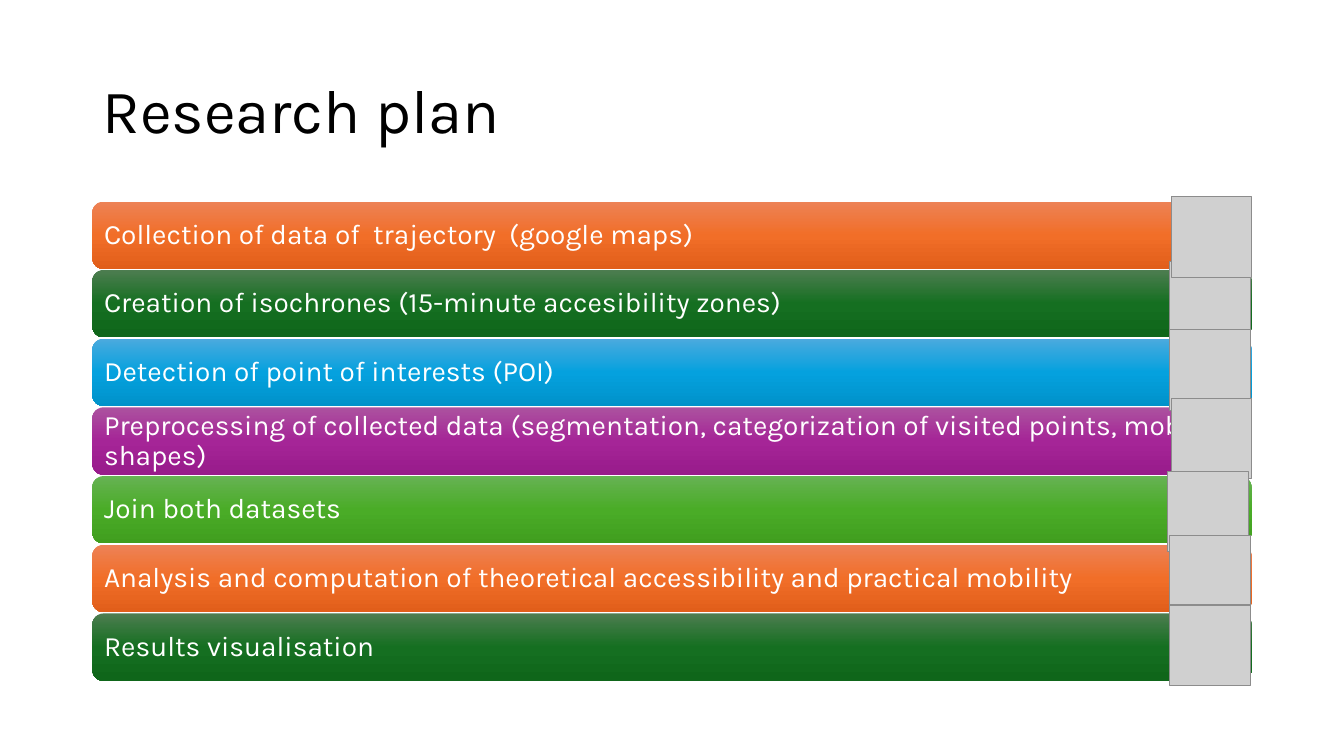
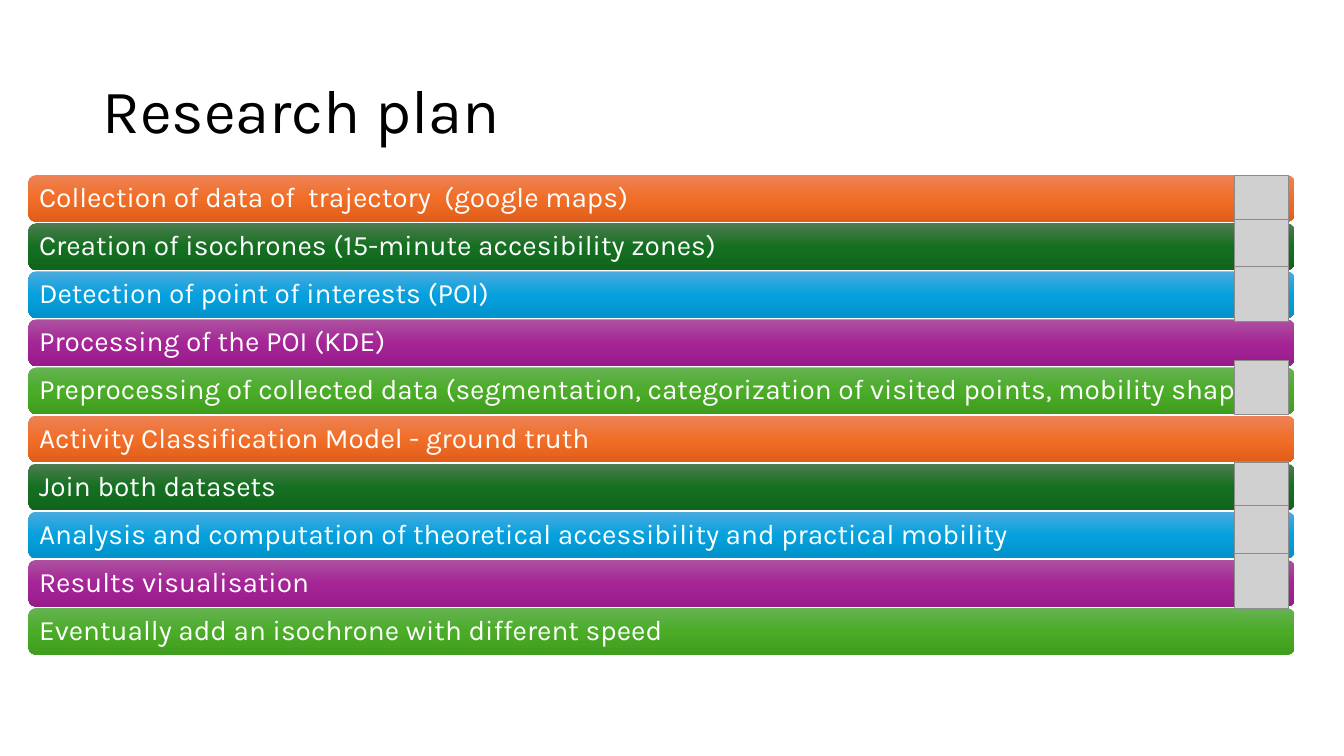
Before and after one commit to nono2001geek/Semester_Project_Lucie_No-mie, a slide deck: slide 4 of The 15-Minute City in Practice.pptx. Drawn at 1344x756 pixels with LibreOffice and Linux fonts; fonts in the diff are those of the drawing; grey boxes stand for pictures. Boxes give left, top, right and bottom in pixels: in the first picture for what was removed or moved away, otherwise in the second. Text is boxed around its words. In the diff, an @@ line names an element or a change of style, - is before the commit and + after.

```diff
--- a/The 15-Minute City in Practice.pptx
+++ b/The 15-Minute City in Practice.pptx
@@ rounded rectangle resized from (x1=93, y1=202, x2=1252, y2=269) to (x1=28, y1=175, x2=1295, y2=222) @@
@@ text "Collection of data of trajectory ..." moved from (x1=104, y1=224, x2=693, y2=251) to (x1=39, y1=187, x2=628, y2=214) @@
@@ picture added at (x1=1235, y1=175, x2=1290, y2=230) @@
@@ picture removed at (x1=1172, y1=197, x2=1252, y2=277) @@
@@ rounded rectangle resized from (x1=93, y1=270, x2=1252, y2=338) to (x1=28, y1=223, x2=1295, y2=269) @@
@@ text "Creation of isochrones (15-minute accesibility ..." moved from (x1=104, y1=292, x2=781, y2=319) to (x1=39, y1=235, x2=716, y2=262) @@
@@ picture added at (x1=1235, y1=219, x2=1290, y2=273) @@
@@ picture removed at (x1=1171, y1=261, x2=1251, y2=342) @@
@@ picture added at (x1=1235, y1=267, x2=1290, y2=322) @@
@@ rounded rectangle resized from (x1=93, y1=339, x2=1252, y2=406) to (x1=28, y1=271, x2=1295, y2=318) @@
@@ text "Detection of point of interests ..." moved from (x1=104, y1=360, x2=554, y2=388) to (x1=39, y1=282, x2=489, y2=310) @@
@@ picture removed at (x1=1171, y1=330, x2=1251, y2=410) @@
@@ text "Preprocessing of collected data (segmentation, ..." rewrapped from (x1=104, y1=409, x2=1229, y2=472) to (x1=39, y1=374, x2=1273, y2=407) @@
@@ picture added at (x1=1235, y1=361, x2=1290, y2=415) @@
@@ rounded rectangle resized from (x1=93, y1=407, x2=1252, y2=475) to (x1=28, y1=415, x2=1295, y2=462) @@
@@ rounded rectangle at (x1=28, y1=415, x2=1295, y2=462): fill gradient #AC53A0 to #A62598 to #991C8B to gradient #ED8257 to #F26E29 to #E25F1A @@
@@ picture removed at (x1=1172, y1=398, x2=1252, y2=479) @@
@@ rounded rectangle resized from (x1=93, y1=476, x2=1252, y2=543) to (x1=28, y1=464, x2=1295, y2=510) @@
@@ rounded rectangle at (x1=28, y1=464, x2=1295, y2=510): fill gradient #66B354 to #4BAD28 to #409F1E to gradient #4D7E50 to #156F21 to #0F661B @@
@@ text "Join both datasets" moved from (x1=104, y1=498, x2=341, y2=519) to (x1=39, y1=476, x2=276, y2=497) @@
@@ picture removed at (x1=1169, y1=471, x2=1249, y2=552) @@
@@ picture added at (x1=1235, y1=462, x2=1290, y2=516) @@
@@ picture added at (x1=1235, y1=506, x2=1290, y2=561) @@
@@ text "Analysis and computation of theoretical ..." moved from (x1=104, y1=567, x2=1072, y2=594) to (x1=39, y1=524, x2=1007, y2=551) @@
@@ picture removed at (x1=1171, y1=535, x2=1251, y2=616) @@
@@ rounded rectangle resized from (x1=93, y1=544, x2=1252, y2=612) to (x1=28, y1=560, x2=1295, y2=606) @@
@@ rounded rectangle at (x1=28, y1=560, x2=1295, y2=606): fill gradient #ED8257 to #F26E29 to #E25F1A to gradient #AC53A0 to #A62598 to #991C8B @@
@@ text "Results visualisation" moved from (x1=104, y1=636, x2=374, y2=657) to (x1=39, y1=572, x2=309, y2=593) @@
@@ picture added at (x1=1235, y1=554, x2=1290, y2=608) @@
@@ rounded rectangle resized from (x1=93, y1=614, x2=1252, y2=682) to (x1=28, y1=608, x2=1295, y2=654) @@
@@ rounded rectangle at (x1=28, y1=608, x2=1295, y2=654): fill gradient #4D7E50 to #156F21 to #0F661B to gradient #66B354 to #4BAD28 to #409F1E @@
@@ group added at (x1=28, y1=320, x2=1295, y2=647): 3 rounded rectangles, 3 texts @@
+Processing of the POI (KDE)
+Activity Classification Model - ground truth
+Eventually add an isochrone with different speed
@@ picture removed at (x1=1171, y1=605, x2=1251, y2=686) @@
```
Also in this commit, not shown: 3 other slides changed.
